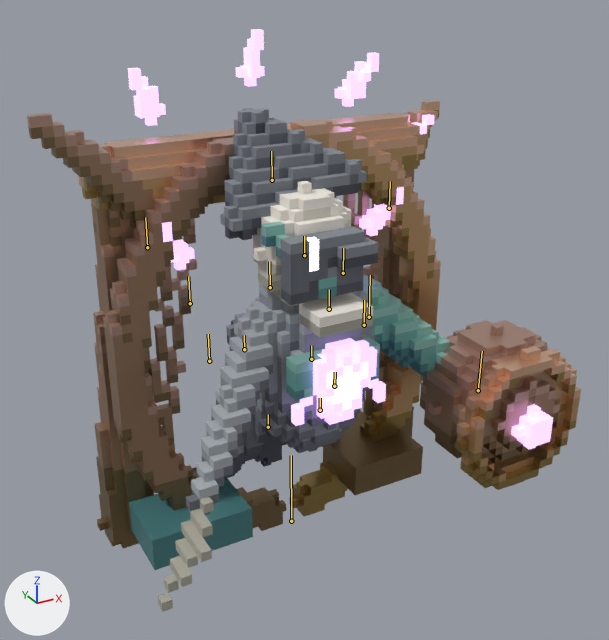
Before and after pictures for a commit that changed the glTF model public/assets/harthmere/glb/bosses/failed_apprentice_world.glb.
The view is the same before and after, from a camera (50 mm lens) standing at (-4.02, -6.9, 6.33) and looking at (0.0, 0.42, 2.67). Lighting does not change. The marker at lower left points along +X, +Y and +Z. The older version comes first. The bones that bend it are drawn over the model as lines.

Names of what the first picture shows: 'failed_apprentice'.
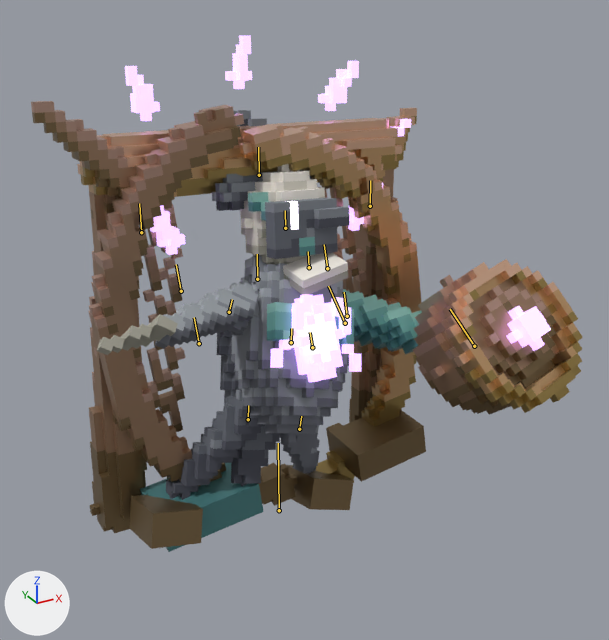
The newer file adds an action. The first version stands in its rest pose; the second is drawn at frame 13 of the action 'BossStaggerMedium'.

Changed parts and their boxes (x1, y1, x2, y2) in the pictures (609 x 640 px):
```json
{"object": "failed_apprentice", "change": "posed", "before": [27, 29, 581, 612], "after": [31, 36, 583, 552], "on screen": "11% shorter"}
{"bone": "Root", "before": "(291, 521) to (291, 455)", "after": "(279, 510) to (278, 443)"}
{"bone": "BellShell.L", "before": "(209, 361) to (208, 334)", "after": "(199, 343) to (194, 317)"}
{"bone": "BellShell.R", "before": "(364, 325) to (364, 300)", "after": "(347, 316) to (344, 292)"}
{"bone": "Body", "before": "(311, 359) to (311, 345)", "after": "(291, 342) to (291, 328)"}
{"bone": "Arm.L", "before": "(244, 349) to (244, 335)", "after": "(229, 312) to (232, 299)"}
{"bone": "Arm.R", "before": "(369, 317) to (370, 275)", "after": "(345, 323) to (328, 286)"}
{"bone": "BellFist", "before": "(478, 390) to (482, 351)", "after": "(474, 346) to (450, 309)"}
{"bone": "Emitter", "before": "(334, 386) to (335, 372)", "after": "(312, 347) to (310, 332)"}
{"bone": "Head", "before": "(304, 255) to (304, 236)", "after": "(285, 228) to (285, 210)"}
{"bone": "Jaw", "before": "(329, 309) to (329, 289)", "after": "(309, 267) to (308, 251)"}
{"bone": "Leg.L", "before": "(268, 427) to (268, 414)", "after": "(248, 419) to (248, 405)"}
{"bone": "Leg.R", "before": "(320, 410) to (320, 398)", "after": "(299, 429) to (301, 416)"}
{"bone": "Chain.L", "before": "(190, 303) to (188, 276)", "after": "(181, 291) to (176, 264)"}
{"bone": "Chain.R", "before": "(343, 273) to (343, 248)", "after": "(327, 268) to (324, 244)"}
```

The change, as JSON lines over the scene's bpy script:
```json
{"block": "bone_root", "where": "bone_root = bpy.data.objects['failed_apprentice.Armature'].pose.bones['Root']"}
{"op": "set", "path": "bone_root.location", "old": "(0.0, 0.0, 0.0)", "new": "(0.0, -0.018, -0.107)"}
{"op": "set", "path": "bone_root.rotation_quaternion", "old": "(1.0, 0.0, 0.0, 0.0)", "new": "(0.999, -0.036, 0.001, -0.018)", "note": "degrees (0, 0, 0) -> degrees (-4, 0, -2)"}
{"block": "bone_bellshell_l", "where": "bone_bellshell_l = bpy.data.objects['failed_apprentice.Armature'].pose.bones['BellShell.L']  # child of 'Frame'"}
{"op": "set", "path": "bone_bellshell_l.rotation_quaternion", "old": "(1.0, 0.0, 0.0, 0.0)", "new": "(0.997, 0.016, -0.008, 0.075)", "note": "degrees (0, 0, 0) -> degrees (2, -1, 9)"}
{"op": "set", "path": "bone_bellshell_l.scale", "old": "(1.0, 1.0, 1.0)", "new": "(1.03, 1.03, 1.03)"}
{"block": "bone_bellshell_r", "where": "bone_bellshell_r = bpy.data.objects['failed_apprentice.Armature'].pose.bones['BellShell.R']  # child of 'Frame'"}
{"op": "set", "path": "bone_bellshell_r.rotation_quaternion", "old": "(1.0, 0.0, 0.0, 0.0)", "new": "(0.996, 0.019, -0.008, 0.089)", "note": "degrees (0, 0, 0) -> degrees (2, -1, 10)"}
{"op": "set", "path": "bone_bellshell_r.scale", "old": "(1.0, 1.0, 1.0)", "new": "(1.03, 1.03, 1.03)"}
{"block": "bone_body", "where": "bone_body = bpy.data.objects['failed_apprentice.Armature'].pose.bones['Body']  # child of 'Frame'"}
{"op": "set", "path": "bone_body.location", "old": "(0.0, 0.0, 0.0)", "new": "(0.0, -0.014, -0.037)"}
{"op": "set", "path": "bone_body.rotation_quaternion", "old": "(1.0, 0.0, 0.0, 0.0)", "new": "(0.973, -0.199, 0.003, -0.117)", "note": "degrees (0, 0, 0) -> degrees (-23, -2, -13)"}
{"block": "bone_arm_l", "where": "bone_arm_l = bpy.data.objects['failed_apprentice.Armature'].pose.bones['Arm.L']  # child of 'Body'"}
{"op": "set", "path": "bone_arm_l.rotation_quaternion", "old": "(1.0, 0.0, 0.0, 0.0)", "new": "(0.979, -0.125, 0.0, -0.164)", "note": "degrees (0, 0, 0) -> degrees (-14, -2, -19)"}
{"block": "bone_arm_r", "where": "bone_arm_r = bpy.data.objects['failed_apprentice.Armature'].pose.bones['Arm.R']  # child of 'Body'"}
{"op": "set", "path": "bone_arm_r.rotation_quaternion", "old": "(1.0, 0.0, 0.0, 0.0)", "new": "(0.977, -0.134, -0.043, 0.158)", "note": "degrees (0, 0, 0) -> degrees (-16, -2, 19)"}
{"block": "bone_bellfist", "where": "bone_bellfist = bpy.data.objects['failed_apprentice.Armature'].pose.bones['BellFist']  # child of 'Arm.R'"}
{"op": "set", "path": "bone_bellfist.rotation_quaternion", "old": "(1.0, 0.0, 0.0, 0.0)", "new": "(0.994, 0.022, -0.007, 0.103)", "note": "degrees (0, 0, 0) -> degrees (2, -1, 12)"}
{"op": "set", "path": "bone_bellfist.scale", "old": "(1.0, 1.0, 1.0)", "new": "(1.03, 1.03, 1.03)"}
{"block": "bone_emitter", "where": "bone_emitter = bpy.data.objects['failed_apprentice.Armature'].pose.bones['Emitter']  # child of 'Body'"}
{"op": "set", "path": "bone_emitter.rotation_quaternion", "old": "(1.0, 0.0, 0.0, 0.0)", "new": "(0.993, 0.025, -0.006, 0.117)", "note": "degrees (0, 0, 0) -> degrees (3, -1, 13)"}
{"op": "set", "path": "bone_emitter.scale", "old": "(1.0, 1.0, 1.0)", "new": "(1.03, 1.03, 1.03)"}
{"block": "bone_head", "where": "bone_head = bpy.data.objects['failed_apprentice.Armature'].pose.bones['Head']  # child of 'Body'"}
{"op": "set", "path": "bone_head.rotation_quaternion", "old": "(1.0, 0.0, 0.0, 0.0)", "new": "(0.984, 0.142, 0.015, 0.105)", "note": "degrees (0, 0, 0) -> degrees (16, 0, 12)"}
{"block": "bone_jaw", "where": "bone_jaw = bpy.data.objects['failed_apprentice.Armature'].pose.bones['Jaw']  # child of 'Head'"}
{"op": "set", "path": "bone_jaw.rotation_quaternion", "old": "(1.0, 0.0, 0.0, 0.0)", "new": "(0.981, 0.153, 0.018, 0.113)", "note": "degrees (0, 0, 0) -> degrees (18, 0, 13)"}
{"block": "bone_leg_l", "where": "bone_leg_l = bpy.data.objects['failed_apprentice.Armature'].pose.bones['Leg.L']  # child of 'Body'"}
{"op": "set", "path": "bone_leg_l.rotation_quaternion", "old": "(1.0, 0.0, 0.0, 0.0)", "new": "(0.996, 0.09, 0.002, 0.025)", "note": "degrees (0, 0, 0) -> degrees (10, 0, 3)"}
{"block": "bone_leg_r", "where": "bone_leg_r = bpy.data.objects['failed_apprentice.Armature'].pose.bones['Leg.R']  # child of 'Body'"}
{"op": "set", "path": "bone_leg_r.rotation_quaternion", "old": "(1.0, 0.0, 0.0, 0.0)", "new": "(0.996, 0.09, -0.002, -0.025)", "note": "degrees (0, 0, 0) -> degrees (10, 0, -3)"}
{"block": "bone_chain_l", "where": "bone_chain_l = bpy.data.objects['failed_apprentice.Armature'].pose.bones['Chain.L']  # child of 'Frame'"}
{"op": "set", "path": "bone_chain_l.rotation_quaternion", "old": "(1.0, 0.0, 0.0, 0.0)", "new": "(0.997, 0.016, -0.008, 0.075)", "note": "degrees (0, 0, 0) -> degrees (2, -1, 9)"}
{"op": "set", "path": "bone_chain_l.scale", "old": "(1.0, 1.0, 1.0)", "new": "(1.03, 1.03, 1.03)"}
{"block": "bone_chain_r", "where": "bone_chain_r = bpy.data.objects['failed_apprentice.Armature'].pose.bones['Chain.R']  # child of 'Frame'"}
{"op": "set", "path": "bone_chain_r.rotation_quaternion", "old": "(1.0, 0.0, 0.0, 0.0)", "new": "(0.996, 0.019, -0.008, 0.089)", "note": "degrees (0, 0, 0) -> degrees (2, -1, 10)"}
{"op": "set", "path": "bone_chain_r.scale", "old": "(1.0, 1.0, 1.0)", "new": "(1.03, 1.03, 1.03)"}
```
